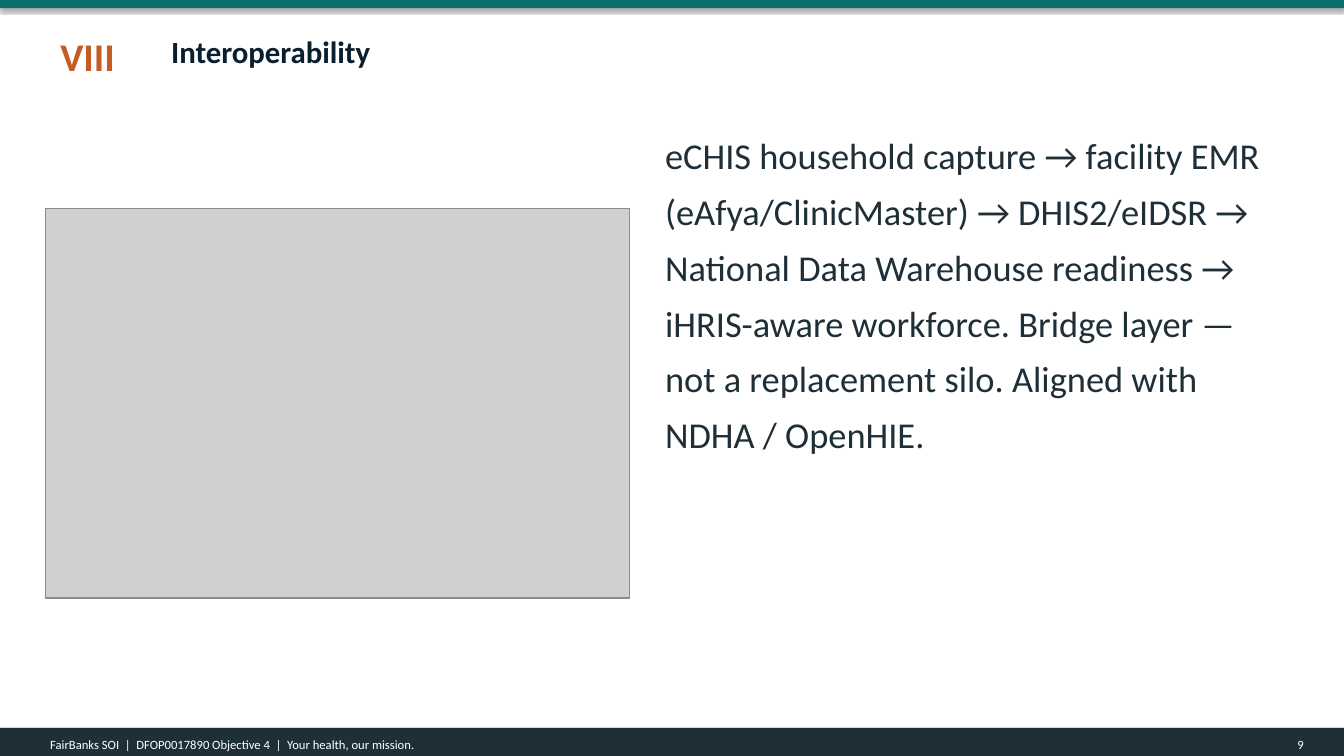
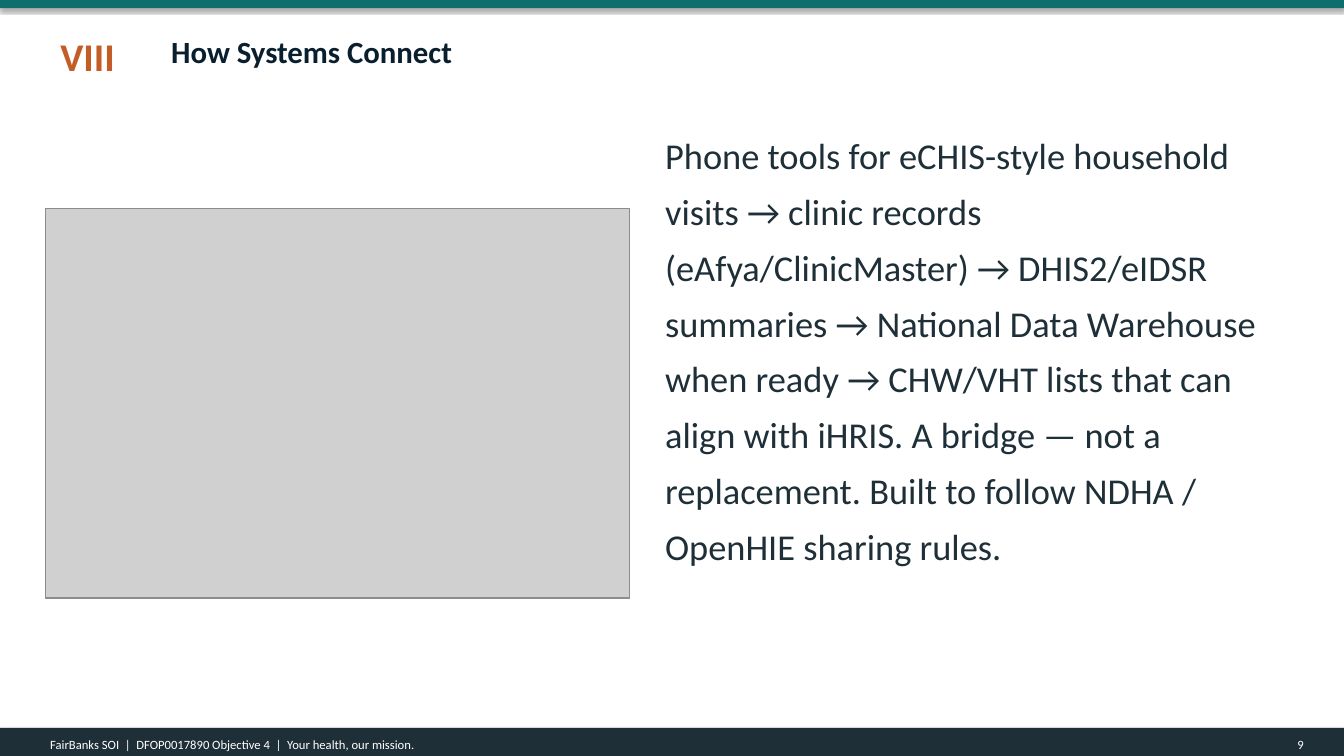
Before and after one commit to WASSWA2624/fairbanks, a slide deck: slide 9 of applications/dos-uganda/documents/dos-uganda_ppt.pptx. Drawn at 1344x756 pixels with LibreOffice and Linux fonts; fonts in the diff are those of the drawing; grey boxes stand for pictures. Boxes give left, top, right and bottom in pixels: in the first picture for what was removed or moved away, otherwise in the second. Text is boxed around its words. In the diff, an @@ line names an element or a change of style, - is before the commit and + after.

Commit message:
Update build_dos-uganda_docs.py and associated documents to reflect revised project title and narrative content for the Uganda Health System MOU (DFOP0017890). Enhance clarity and consistency across Word, PDF, and PowerPoint formats by streamlining language and ensuring alignment with new objectives focused on interoperability and government ownership. Adjust cost share descriptions and improve overall document coherence.

```diff
--- a/applications/dos-uganda/documents/dos-uganda_ppt.pptx
+++ b/applications/dos-uganda/documents/dos-uganda_ppt.pptx
@@ text at bbox=[171, 42, 452, 68]: text changed @@
-Interoperability
+How Systems Connect
@@ text at bbox=[665, 143, 1256, 567]: text changed @@
-eCHIS household capture → facility EMR (eAfya/ClinicMaster) → DHIS2/eIDSR → National Data Warehouse readiness → iHRIS-aware workforce. Bridge layer — not a replacement silo. Aligned with NDHA / OpenHIE.
+Phone tools for eCHIS-style household visits → clinic records (eAfya/ClinicMaster) → DHIS2/eIDSR summaries → National Data Warehouse when ready → CHW/VHT lists that can align with iHRIS. A bridge — not a replacement. Built to follow NDHA / OpenHIE sharing rules.
```
Also in this commit, not shown: 10 other slides changed, 3 other files.
